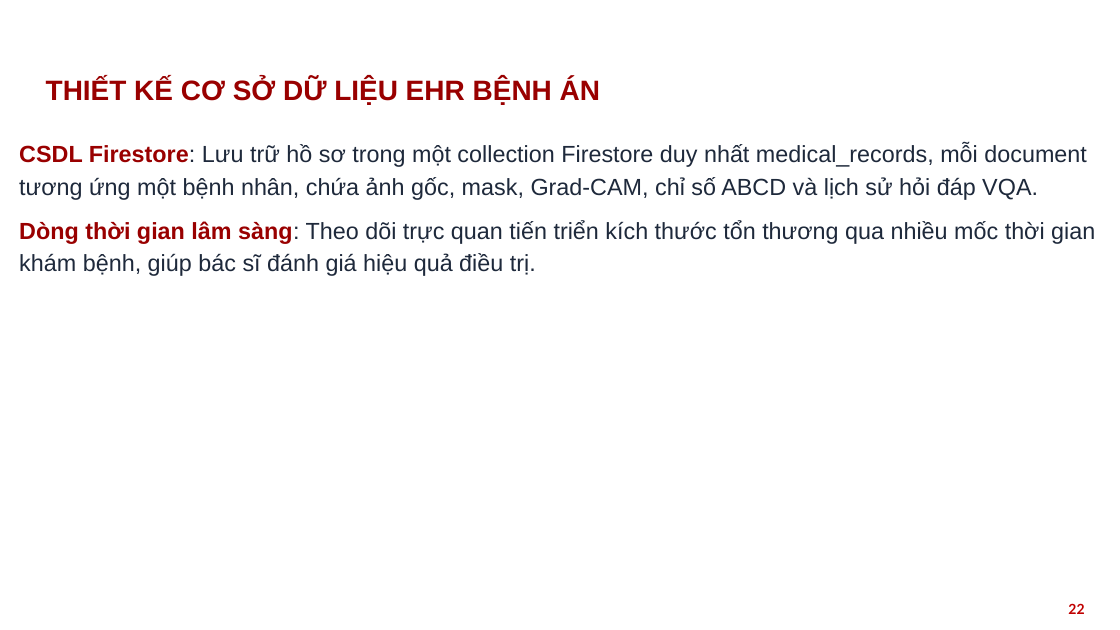
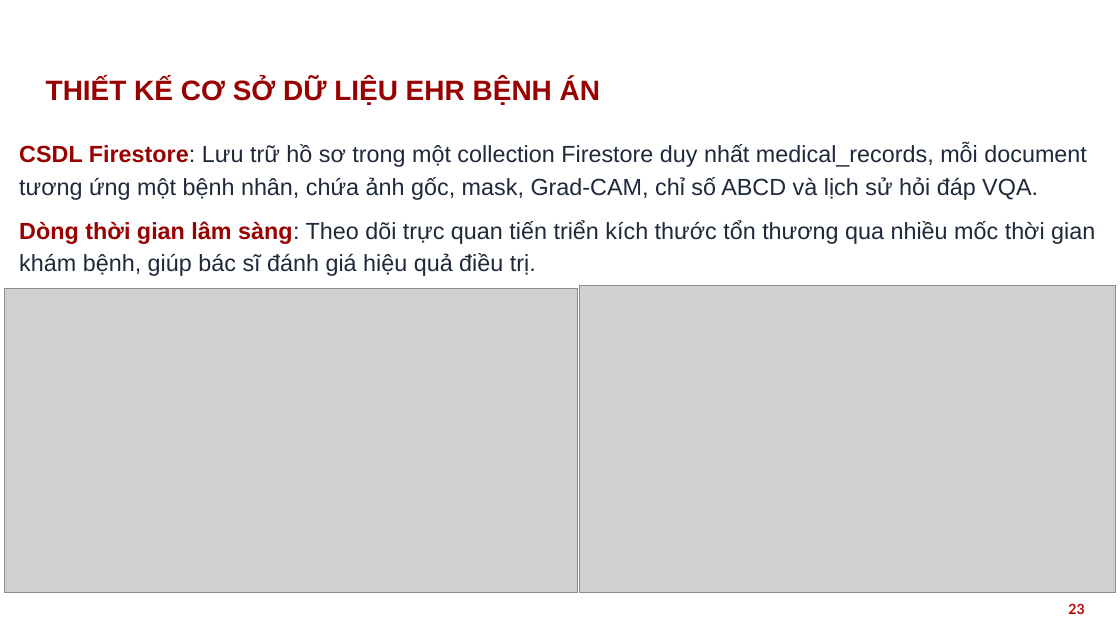
Before and after one commit to nthg0609/doanTN, a slide deck: slide 23 of HUST_PPT_template_2022_RED_16x9_567042.pptx (slide 22 before the commit). Drawn at 1120x630 pixels with LibreOffice and Linux fonts; fonts in the diff are those of the drawing; grey boxes stand for pictures; background and template pictures are left out. Boxes give left, top, right and bottom in pixels: in the first picture for what was removed or moved away, otherwise in the second. Text is boxed around its words. In the diff, an @@ line names an element or a change of style, - is before the commit and + after.

```diff
--- a/HUST_PPT_template_2022_RED_16x9_567042.pptx
+++ b/HUST_PPT_template_2022_RED_16x9_567042.pptx
@@ picture added at <box>4,288,577,593</box> @@
@@ picture added at <box>580,286,1116,593</box> @@
@@ page number at <box>1068,603,1084,614</box>: text changed @@
-22
+23
```
Also in this commit, not shown: 11 other slides changed, 2 slides added, 5 other files.
